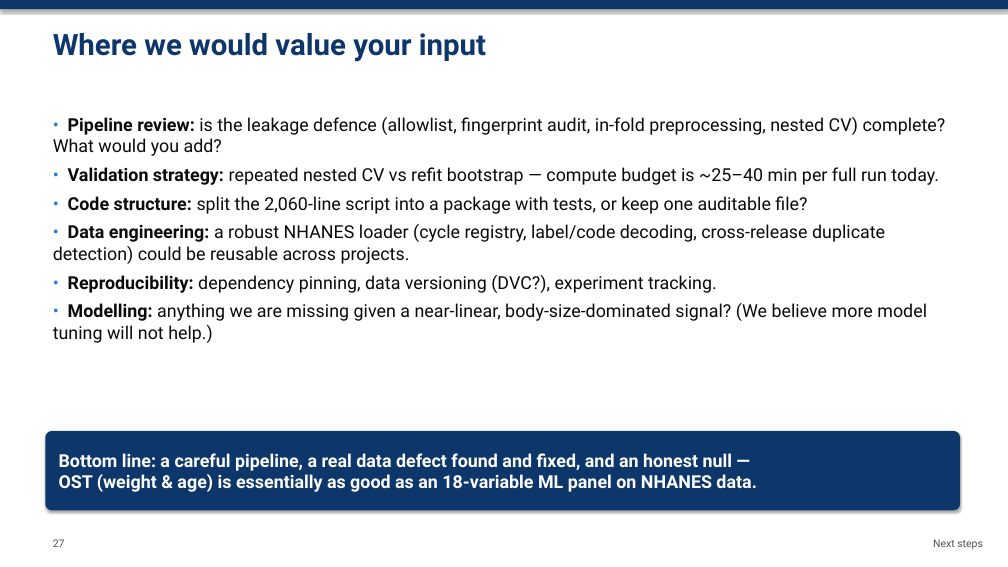
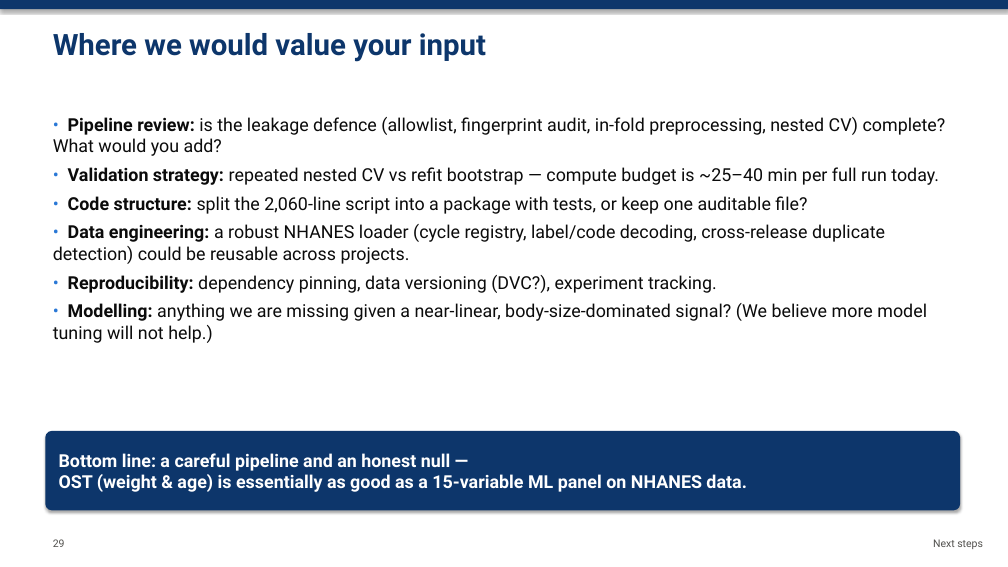
Before and after one commit to am12-dev/sf_26-27, a slide deck: slide 29 of Notes/presentation_ml_engineer/Osteoporosis_ML_Briefing_for_ML_Engineer.pptx (slide 27 before the commit). Drawn at 1008x567 pixels with LibreOffice and Linux fonts; fonts in the diff are those of the drawing. Boxes give left, top, right and bottom in pixels: in the first picture for what was removed or moved away, otherwise in the second. Text is boxed around its words. In the diff, an @@ line names an element or a change of style, - is before the commit and + after.

```diff
--- a/Notes/presentation_ml_engineer/Osteoporosis_ML_Briefing_for_ML_Engineer.pptx
+++ b/Notes/presentation_ml_engineer/Osteoporosis_ML_Briefing_for_ML_Engineer.pptx
@@ text in rounded rectangle at (59,453,746,492): text changed @@
-Bottom line: a careful pipeline, a real data defect found and fixed, and an honest null —
-OST (weight & age) is essentially as good as an 18-variable ML panel on NHANES data.
+Bottom line: a careful pipeline and an honest null —
+OST (weight & age) is essentially as good as a 15-variable ML panel on NHANES data.
@@ text at (53,539,65,547): text changed @@
-27
+29
```
Also in this commit, not shown: 18 other slides changed, 7 slides added, 5 slides removed, 6 other files.
